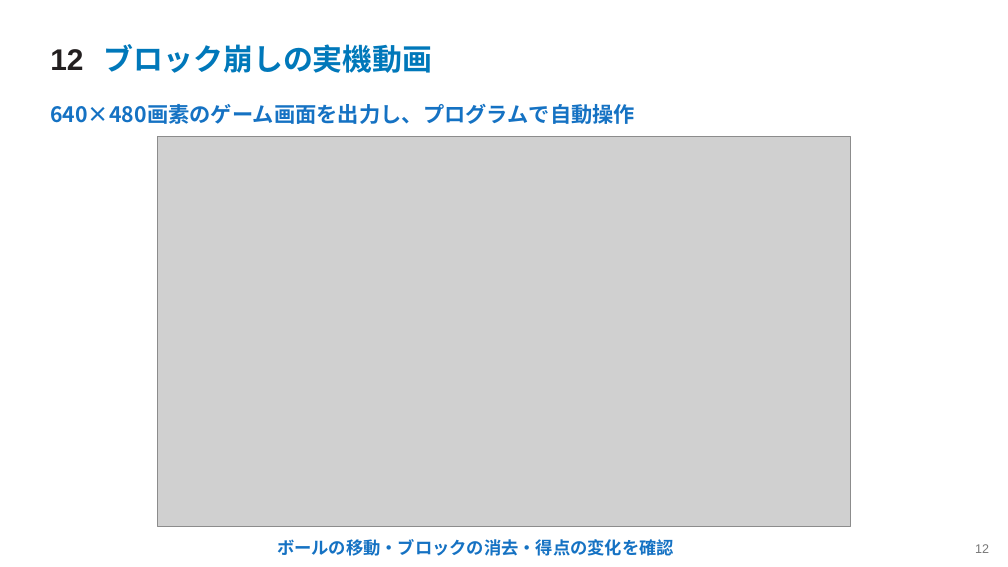
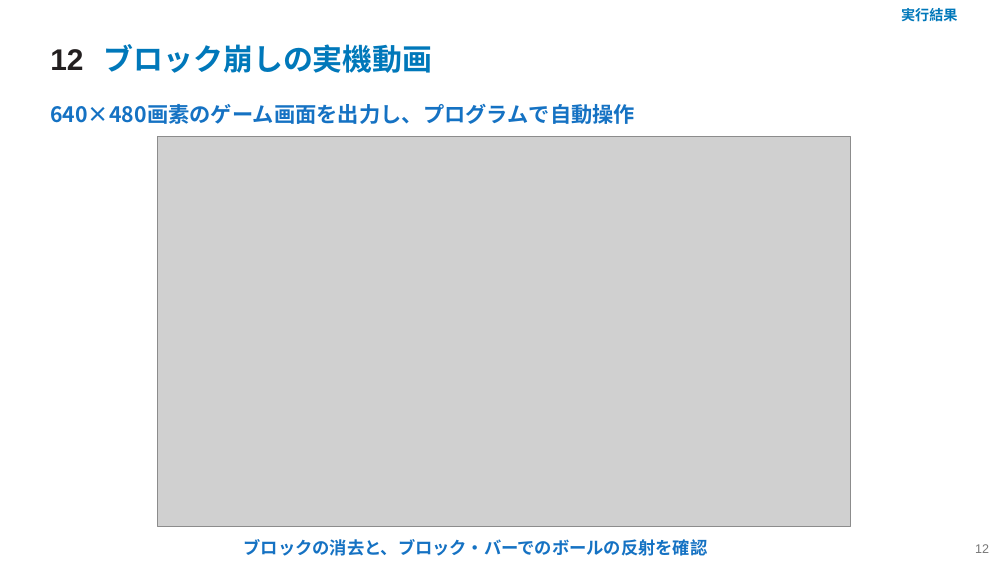
Before and after one commit to SoshiroFujimori/wally-game-console-research, a slide deck: slide 12 of docs/presentation/中間発表_主要事項.pptx. Drawn at 1008x567 pixels with LibreOffice and Linux fonts; fonts in the diff are those of the drawing; grey boxes stand for pictures. Boxes give left, top, right and bottom in pixels: in the first picture for what was removed or moved away, otherwise in the second. Text is boxed around its words. In the diff, an @@ line names an element or a change of style, - is before the commit and + after.

```diff
--- a/docs/presentation/中間発表_主要事項.pptx
+++ b/docs/presentation/中間発表_主要事項.pptx
@@ text added at (x1=901, y1=8, x2=957, y2=22), 13.5 pt, text #0078BA, bold @@
+実行結果
@@ text at (x1=244, y1=539, x2=708, y2=556): text changed @@
-ボールの移動・ブロックの消去・得点の変化を確認
+ブロックの消去と、ブロック・バーでのボールの反射を確認
```
Also in this commit, not shown: 23 other slides changed, 2 slides added, 3 slides removed, 40 other files.
